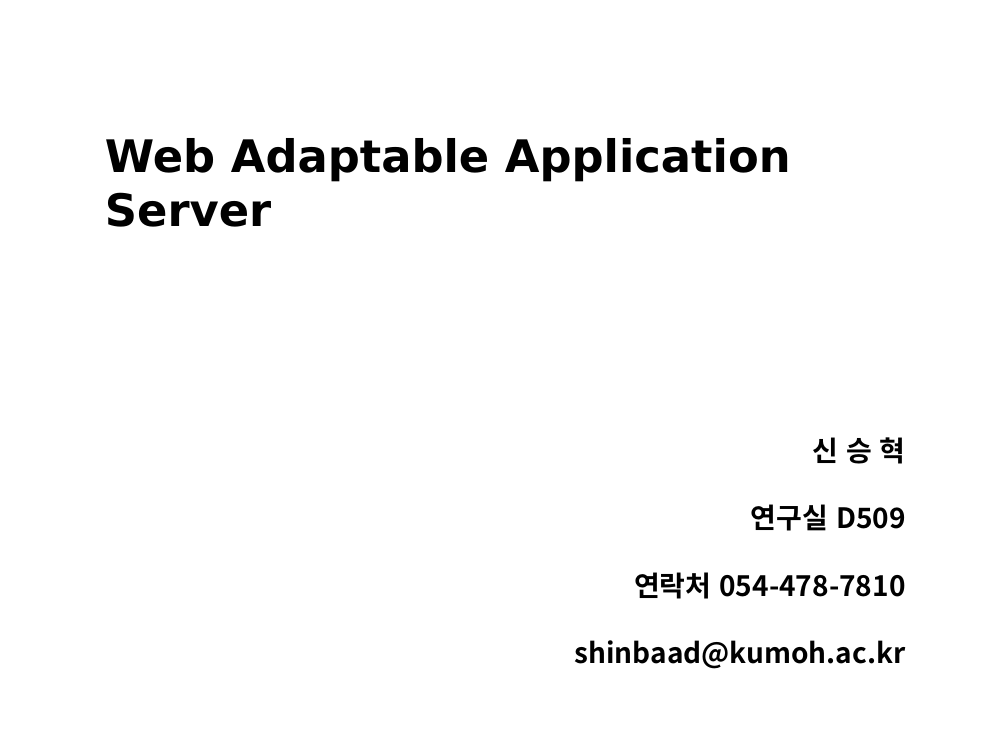
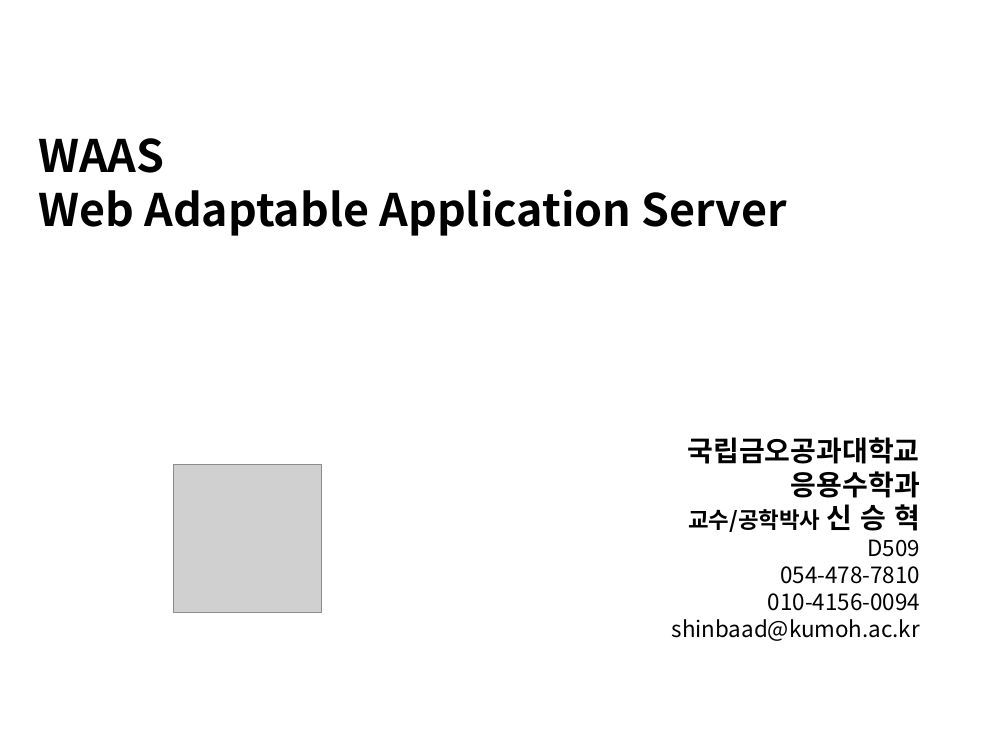
Before and after one commit to kitdvl/CodeX, a slide deck: slide 1 of Lectures/waas.ppt. Drawn at 1008x756 pixels with LibreOffice and Linux fonts; fonts in the diff are those of the drawing; grey boxes stand for pictures. Boxes give left, top, right and bottom in pixels: in the first picture for what was removed or moved away, otherwise in the second. Text is boxed around its words. In the diff, an @@ line names an element or a change of style, - is before the commit and + after.

```diff
--- a/Lectures/waas.ppt
+++ b/Lectures/waas.ppt
@@ text "WAAS": place and size @@
-text "WAAS" at [105, 138, 791, 227]
+text "WAAS" at [38, 138, 787, 236]
@@ text at [38, 138, 164, 173]: paragraph added @@
+WAAS
@@ text at [38, 189, 787, 236]: font DejaVu Sans to Noto Sans CJK KR in "Web Adaptable Application Server" @@
@@ text "국립금오공과대학교": place and size @@
-text "국립금오공과대학교" at [575, 437, 906, 669]
+text "국립금오공과대학교" at [672, 437, 920, 641]
@@ text at [688, 437, 920, 611]: text changed; size 20 to 16 pt; bold off @@
-신 승 혁
-연구실 D509
-연락처 054-478-7810
+국립금오공과대학교
+응용수학과
+교수/공학박사 신 승 혁
+D509
+054-478-7810
+010-4156-0094
@@ picture added at [173, 465, 322, 613] @@
@@ text at [672, 619, 920, 641]: size 20 to 16 pt, bold off in "shinbaad@kumoh.ac.kr" @@
```
Also in this commit, not shown: 15 other files.
